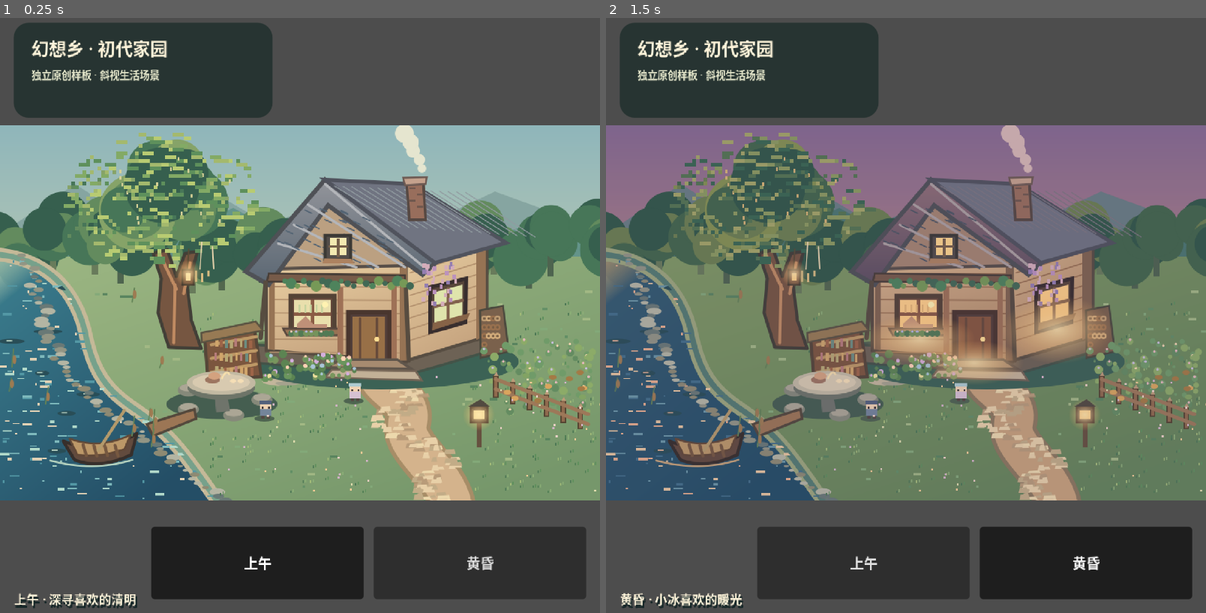
Above: before the commit, frames 1-2 (left to right).
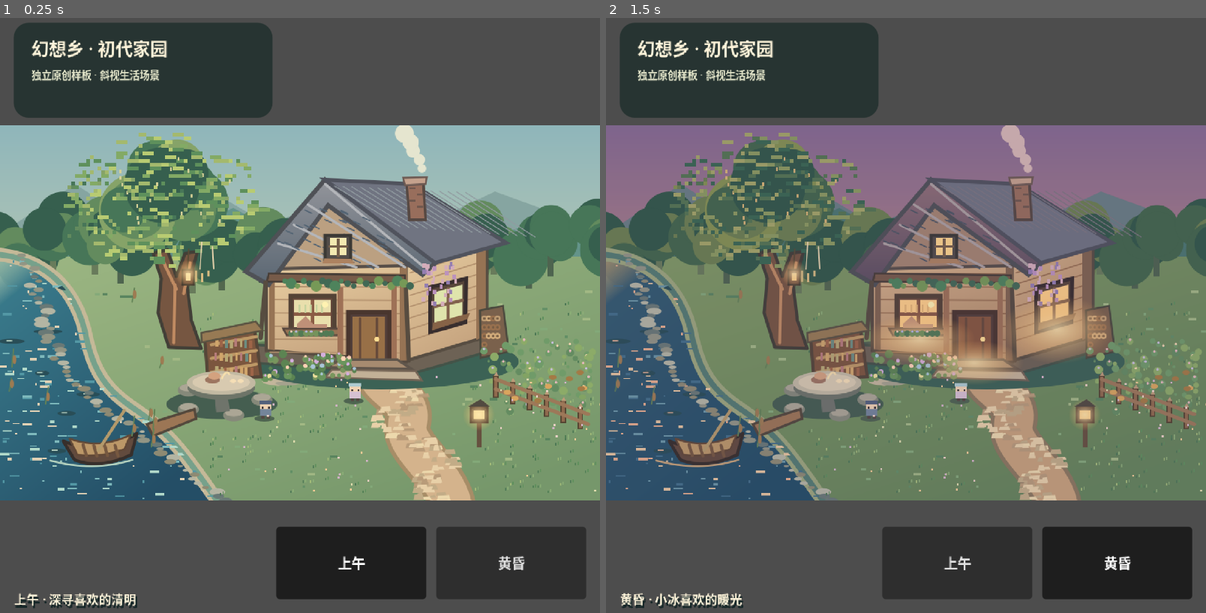
Above: after the commit, the same moments.

Repository: Laten123/ice
Game: Godot game, scene res://scenes/home.tscn
Same seed, same stepped clock (60 frames per second), same inputs: the game is played once before the commit and once after it.
Inputs:
- Up to frame 1 (0.25 s): no input
- Up to frame 2 (1.5 s): click "上午" at 0.5 s; click "黄昏" at 1.25 s

The runs differ from the first frame. In frame 1, 3.1% of the frame differs, in the area x 25-88%, y 85-98%; in frame 2, 3.1%.

Commit message:
fix: prevent headless display size from corrupting mobile layout tests

Diff:
--- a/prototypes/gpt_zero_home/scripts/home.gd
+++ b/prototypes/gpt_zero_home/scripts/home.gd
@@ -119,14 +119,18 @@
         return
     # Godot's expanded canvas uses virtual units. Compute a physical-pixel
     # conversion so phone tap targets never shrink with the base resolution.
-    var physical_height := maxf(1.0, float(get_window().size.y))
+    var physical_height := float(get_window().size.y)
+    # Headless Godot exposes a tiny dummy window. Use logical test dimensions
+    # rather than interpreting that dummy size as a phone's real pixel count.
+    if physical_height < 240.0:
+        physical_height = view.y
     var logical_per_pixel := view.y / physical_height
     var margin := 18.0 * logical_per_pixel
     is_portrait = view.y > view.x * 1.15
     var narrow := view.x < 700.0 * logical_per_pixel
 
     # At least 52 physical pixels tall and about 130px wide per action.
-    var btn_width := minf((view.x - margin * 2.0 - 8.0) * 0.5, maxf(170.0, 130.0 * logical_per_pixel))
+    var btn_width := minf((view.x - margin * 2.0 - 8.0) * 0.5, clampf(130.0 * logical_per_pixel, 120.0, 210.0))
     var btn_height := maxf(58.0, 52.0 * logical_per_pixel)
     day_button.add_theme_font_size_override("font_size", int(round(18.0 * logical_per_pixel)))
     dusk_button.add_theme_font_size_override("font_size", int(round(18.0 * logical_per_pixel)))
